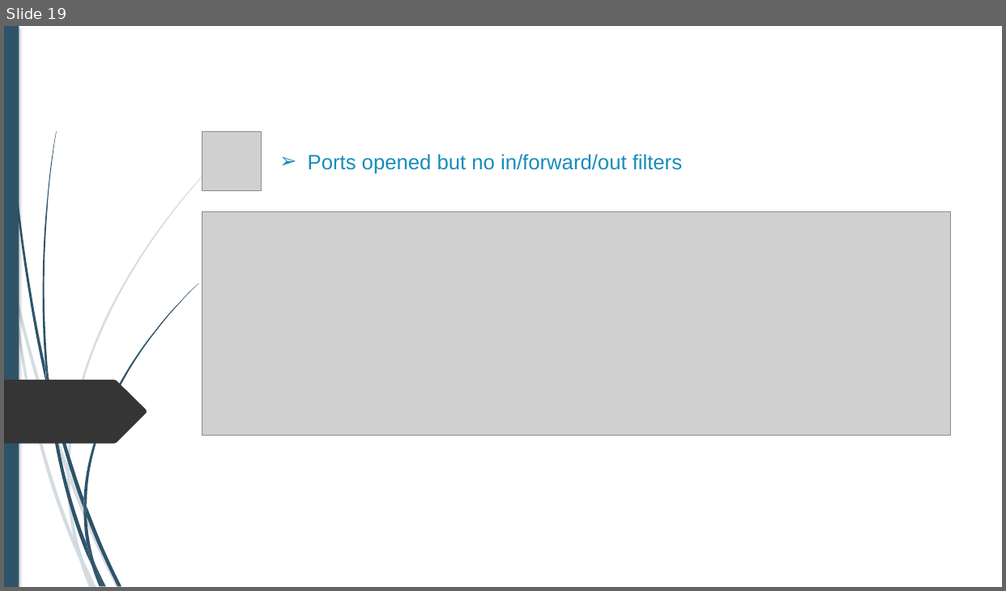
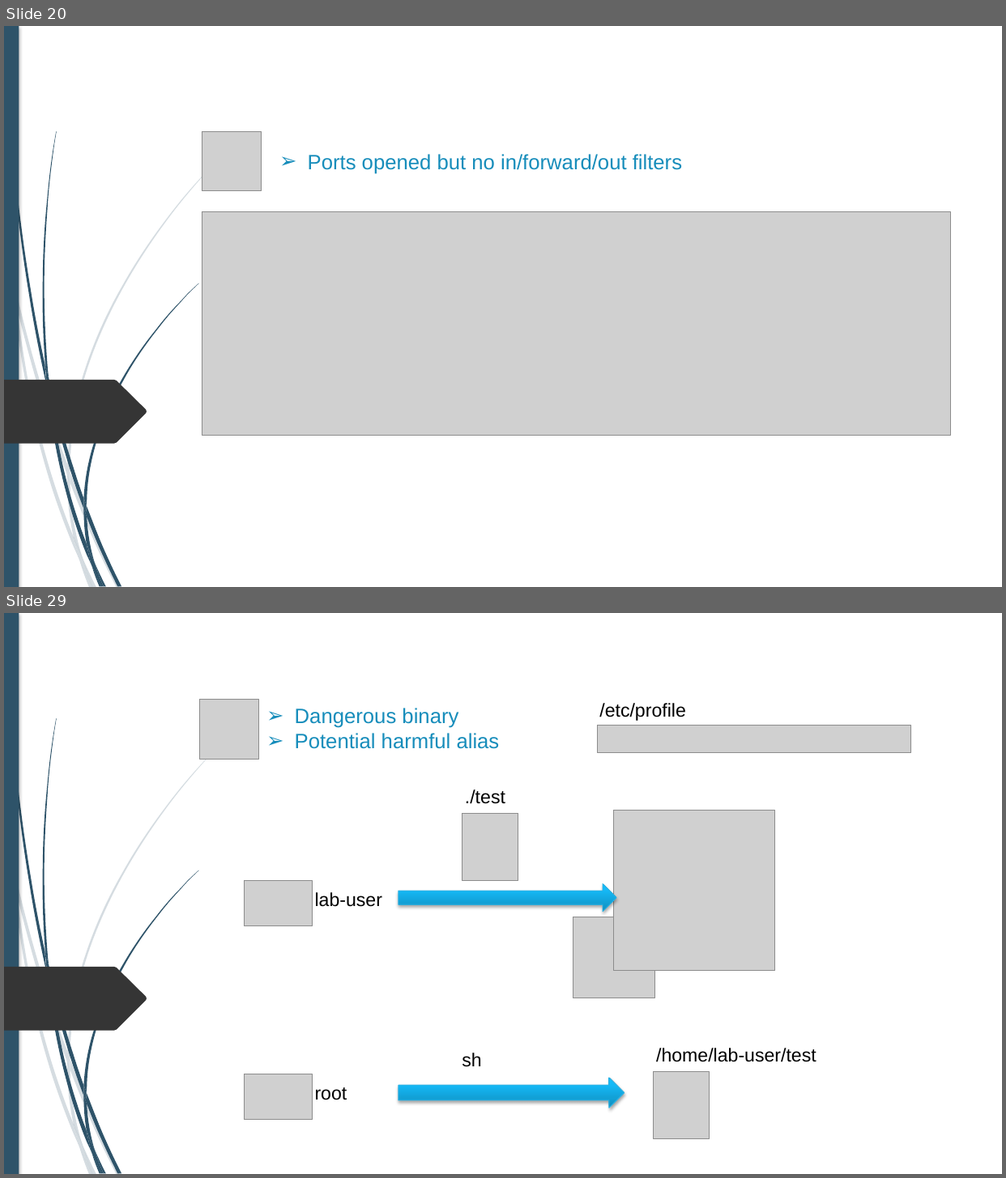
Before and after one commit to alexandreAubois/Secu_linux, a slide deck: Projet-Linux.pptx. Shown one above the other, each under a label of ours: slide 19 before the commit, slides 20 and 29 after it; the slides between them are not shown. The pictures are 1006x591 and 1006x1178 pixels, drawn with LibreOffice and Linux fonts; fonts in the diff are those of the drawing; grey boxes stand for pictures; background and template pictures are left out. Boxes give left, top, right and bottom in pixels: in the first picture for what was removed or moved away, otherwise in the second. Text is boxed around its words. In the diff, an @@ line names an element or a change of style, - is before the commit and + after.

```diff
--- a/Projet-Linux.pptx
+++ b/Projet-Linux.pptx
@@ slide 29 added at <box>4,613,1002,1174</box>, background #FFFFFF; not listed: 24 template elements that a slide beside it also shows @@
@@ picture added at <box>199,700,259,760</box> @@
@@ text added at <box>295,708,500,749</box>, 20 pt, text #178DBB @@
+➢ Dangerous binary
+➢ Potential harmful alias
@@ text added at <box>599,703,685,721</box>, 18 pt, text #000000 @@
+/etc/profile
@@ picture added at <box>597,726,911,753</box> @@
@@ text added at <box>465,790,505,804</box>, 18 pt, text #000000 @@
+./test
@@ picture added at <box>462,814,518,881</box> @@
@@ picture added at <box>614,810,775,971</box> @@
@@ picture added at <box>245,881,313,926</box> @@
@@ text added at <box>315,892,382,907</box>, 18 pt, text #000000 @@
+lab-user
@@ right arrow added at <box>398,884,617,912</box>, fill gradient #108FC0 to #15BAF9 to #11BDFF, outline #2BB2E5 0.75 pt @@
@@ picture added at <box>573,917,654,999</box> @@
@@ text added at <box>656,1048,816,1063</box>, 18 pt, text #000000 @@
+/home/lab-user/test
@@ text added at <box>462,1053,481,1067</box>, 18 pt, text #000000 @@
+sh
@@ picture added at <box>654,1072,710,1139</box> @@
@@ picture added at <box>245,1075,313,1121</box> @@
@@ text added at <box>315,1088,347,1101</box>, 18 pt, text #000000 @@
+root
@@ right arrow added at <box>398,1078,624,1108</box>, fill gradient #108FC0 to #15BAF9 to #11BDFF, outline #2BB2E5 0.75 pt @@
@@ what was slide 19 is now slide 20 @@
```
Also in this commit, not shown: 5 slides changed, 9 other slides added.
